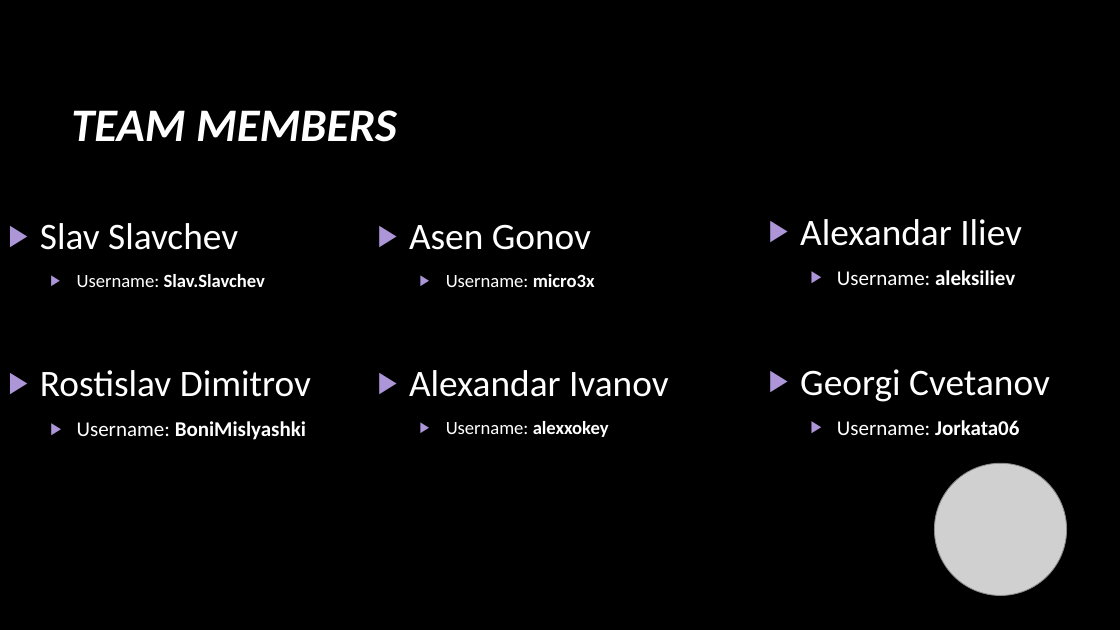
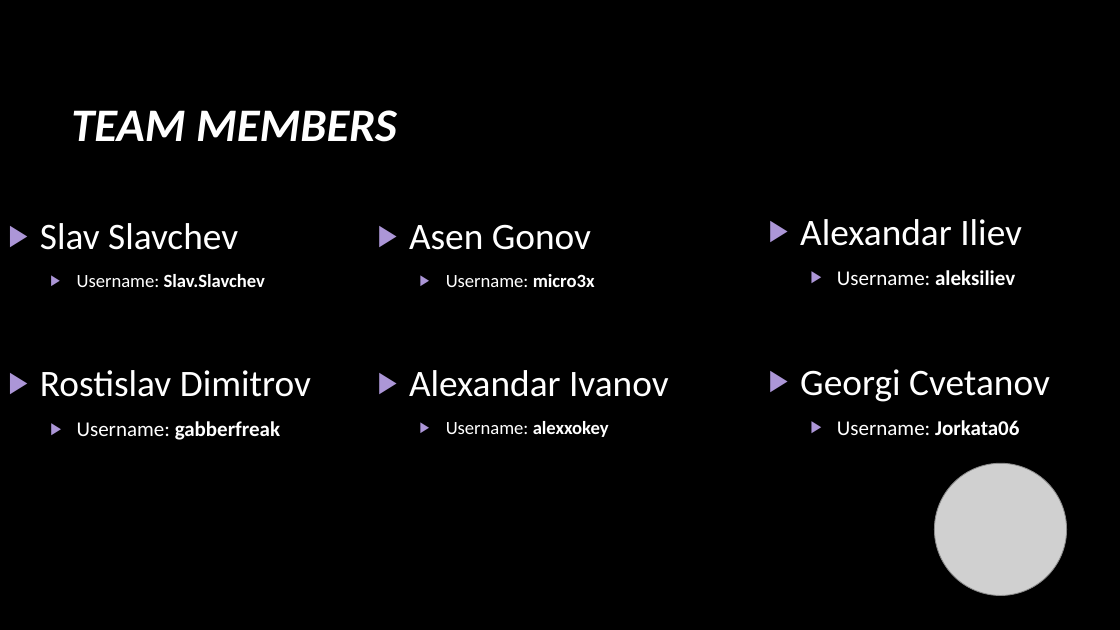
Before and after one commit to TeamPincushionFlowerAnnual/TEAMWORK-PINCUSHION-FLOWER-ANNUAL, a slide deck: slide 2 of TEAM PINCUSHION FLOWER ANNUAL.pptx. Drawn at 1120x630 pixels with LibreOffice and Linux fonts; fonts in the diff are those of the drawing; grey boxes stand for pictures; background and template pictures are left out. Boxes give left, top, right and bottom in pixels: in the first picture for what was removed or moved away, otherwise in the second. Text is boxed around its words. In the diff, an @@ line names an element or a change of style, - is before the commit and + after.

Commit message:
fixed username

```diff
--- a/TEAM PINCUSHION FLOWER ANNUAL.pptx
+++ b/TEAM PINCUSHION FLOWER ANNUAL.pptx
@@ text at [77,421,280,440]: text changed @@
-  ▶ Username: BoniMislyashki
+  ▶ Username: gabberfreak
```
